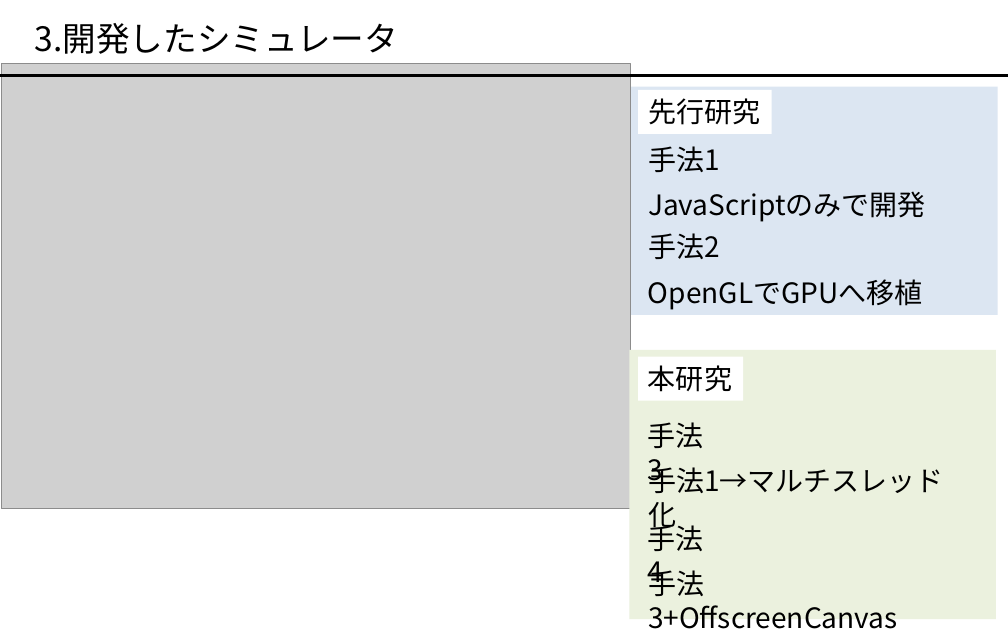
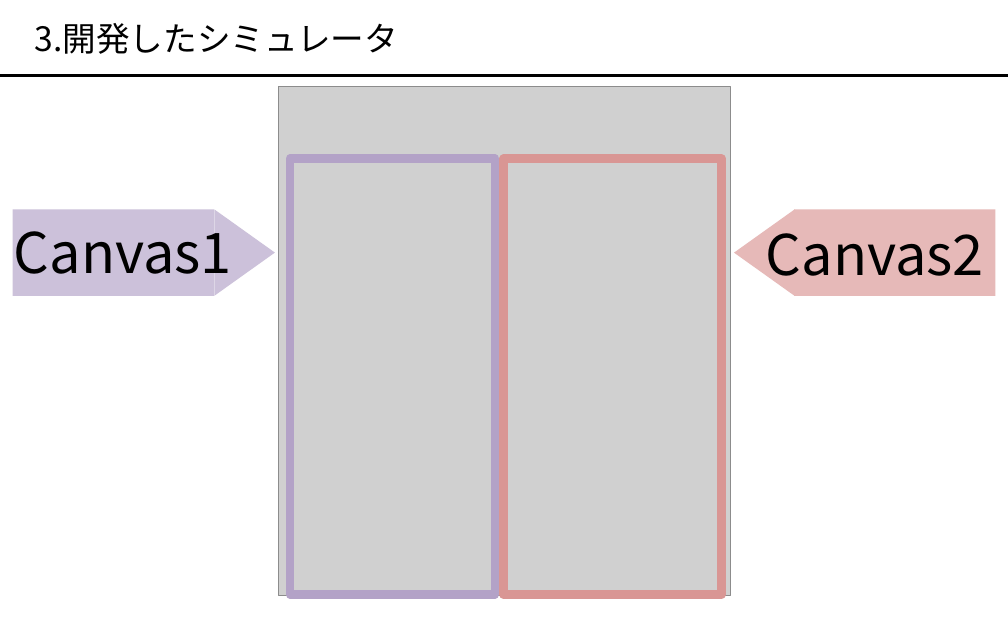
Before and after one commit to okmtaoo/-, a slide deck: slide 4 of presentation/出す.pptx. Drawn at 1008x630 pixels with LibreOffice and Linux fonts; fonts in the diff are those of the drawing; grey boxes stand for pictures. Boxes give left, top, right and bottom in pixels: in the first picture for what was removed or moved away, otherwise in the second. Text is boxed around its words. In the diff, an @@ line names an element or a change of style, - is before the commit and + after.

```diff
--- a/presentation/出す.pptx
+++ b/presentation/出す.pptx
@@ picture removed at (2, 64, 631, 509) @@
@@ picture added at (279, 87, 731, 596) @@
@@ rectangle removed at (631, 87, 998, 316) @@
@@ rectangle removed at (638, 90, 771, 134) @@
-先行研究
@@ text removed at (648, 146, 720, 172) @@
-手法1
@@ rectangle added at (290, 158, 495, 595), outline #B3A2C7 6 pt @@
@@ rectangle added at (504, 158, 722, 595), outline #D99694 6 pt @@
@@ text removed at (648, 191, 926, 222) @@
-JavaScriptのみで開発
@@ rectangle added at (13, 210, 215, 296), fill #CCC1DA @@
@@ text added at (14, 217, 232, 288), 40 pt, text #000000 @@
+Canvas1
@@ triangle added at (215, 210, 275, 296), fill #CCC1DA @@
@@ text removed at (648, 233, 720, 259) @@
-手法2
@@ triangle added at (734, 210, 794, 296), fill #E6B9B8 @@
@@ text added at (766, 218, 984, 289), 40 pt, text #000000 @@
+Canvas2
@@ rectangle added at (794, 210, 996, 296), fill #E6B9B8 @@
@@ text removed at (648, 279, 923, 310) @@
-OpenGLでGPUへ移植
@@ rectangle removed at (629, 350, 996, 619) @@
@@ rectangle removed at (638, 357, 743, 401) @@
-本研究
@@ text removed at (648, 422, 704, 488) @@
-手法3
@@ text removed at (648, 463, 944, 493) @@
-手法1→マルチスレッド化
@@ text removed at (648, 521, 704, 590) @@
-手法4
@@ text removed at (648, 566, 898, 629) @@
-手法3+OffscreenCanvas
```
Also in this commit, not shown: 5 other slides changed, 2 slides added, 1 slide removed, 1 other file.
